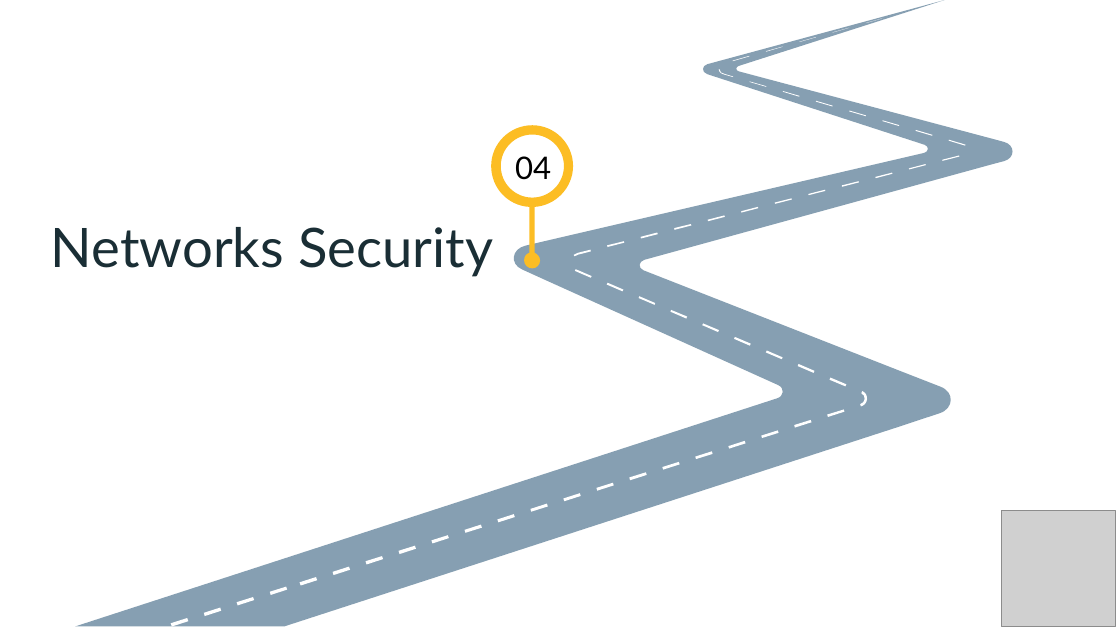
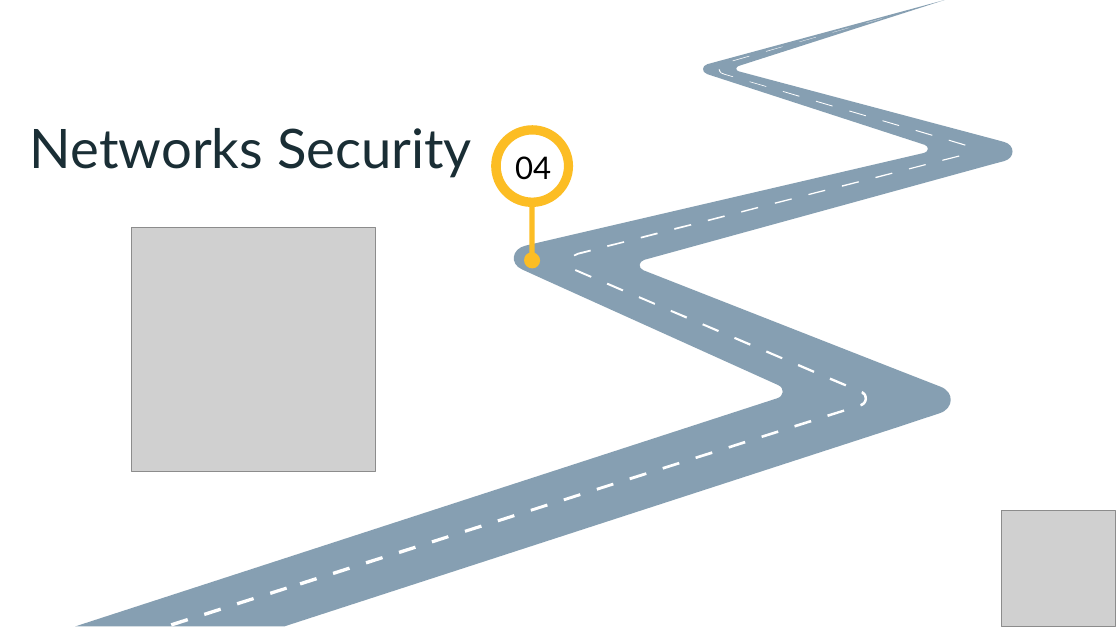
Before and after one commit to OsamahAlnasser/TotallyNotLame, a slide deck: slide 9 of Cybersecurity Academy (Teams C & D).pptx. Drawn at 1120x630 pixels with LibreOffice and Linux fonts; fonts in the diff are those of the drawing; grey boxes stand for pictures; background and template pictures are left out. Boxes give left, top, right and bottom in pixels: in the first picture for what was removed or moved away, otherwise in the second. Text is boxed around its words. In the diff, an @@ line names an element or a change of style, - is before the commit and + after.

```diff
--- a/Cybersecurity Academy (Teams C & D).pptx
+++ b/Cybersecurity Academy (Teams C & D).pptx
@@ text "Networks Security": place and size @@
-text "Networks Security" at [51,227,493,277]
+text "Networks Security" at [30,128,472,178]
@@ picture added at [132,227,376,472] @@
```
Also in this commit, not shown: 7 other slides changed, 2 slides added, 1 slide removed.
